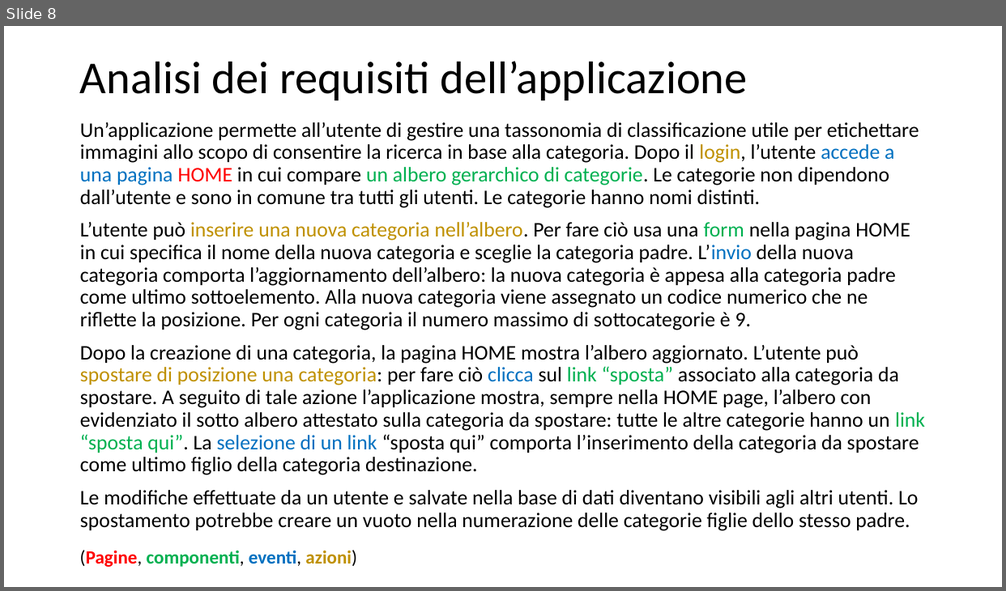
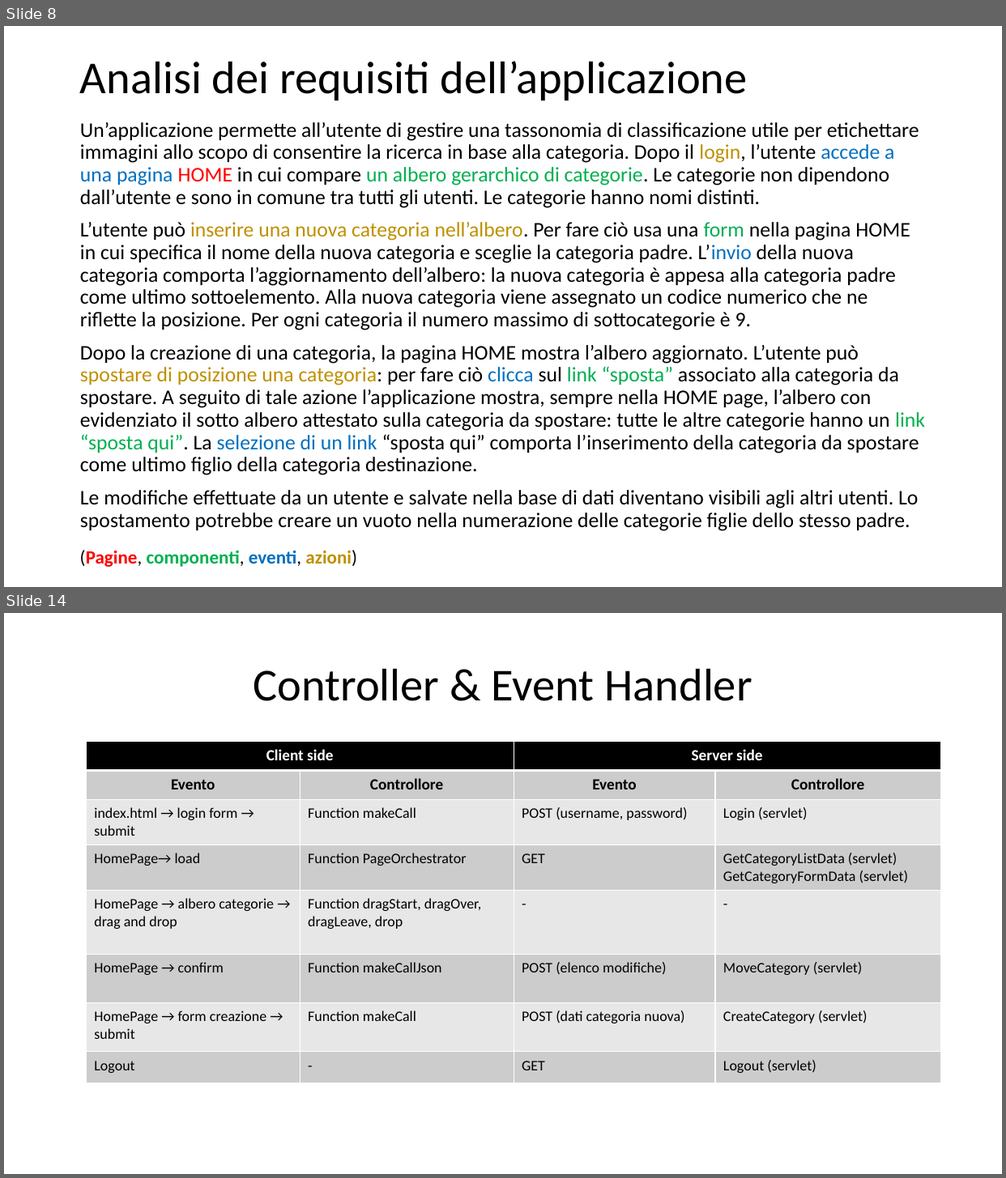
Before and after one commit to Trixyz28/TIW-ImgCatalog-RIA, a slide deck: Documents/ImgCatalogRIA.pptx. Shown one above the other, each under a label of ours: slide 8 before the commit, slides 8 and 14 after it; the slides between them are not shown. The pictures are 1006x591 and 1006x1178 pixels, drawn with LibreOffice and Linux fonts; fonts in the diff are those of the drawing. Boxes give left, top, right and bottom in pixels: in the first picture for what was removed or moved away, otherwise in the second. Text is boxed around its words. In the diff, an @@ line names an element or a change of style, - is before the commit and + after.

```diff
--- a/Documents/ImgCatalogRIA.pptx
+++ b/Documents/ImgCatalogRIA.pptx
@@ slide 14 added at bbox=[4, 613, 1002, 1174], background #FFFFFF @@
@@ title added at bbox=[253, 668, 752, 701], 44 pt, text #000000 @@
+Controller & Event Handler
@@ table added at bbox=[87, 741, 941, 1083], 8 rows, 4 columns @@
+Client side |  | Server side | 
+Evento | Controllore | Evento | Controllore
+index.html → login form → submit | Function makeCall | POST (username, password) | Login (servlet)
+HomePage→ load | Function PageOrchestrator | GET | GetCategoryListData (servlet) / GetCategoryFormData (servlet)
+HomePage → albero categorie → drag and drop | Function dragStart, dragOver, dragLeave, drop | - | -
+HomePage → confirm | Function makeCallJson | POST (elenco modifiche) | MoveCategory (servlet)
+HomePage → form creazione → submit | Function makeCall | POST (dati categoria nuova) | CreateCategory (servlet)
+Logout | - | GET | Logout (servlet)
```
Also in this commit, not shown: 7 slides changed, 9 other slides added, 5 slides removed, 7 other files.
